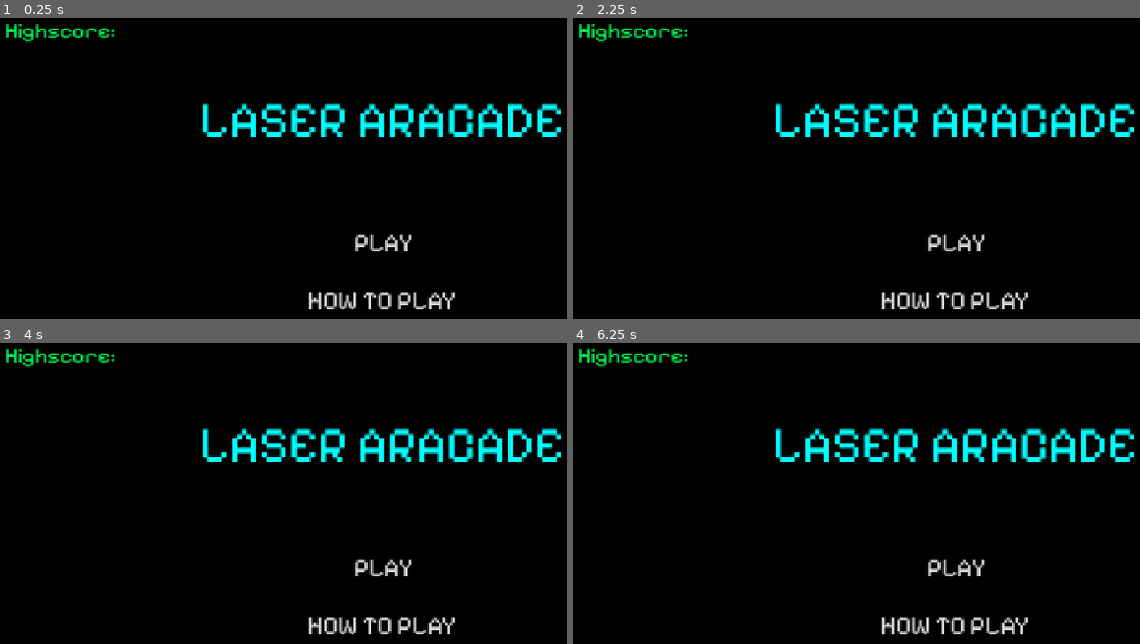
Above: before the commit, frames 1-4 (two rows, left to right).
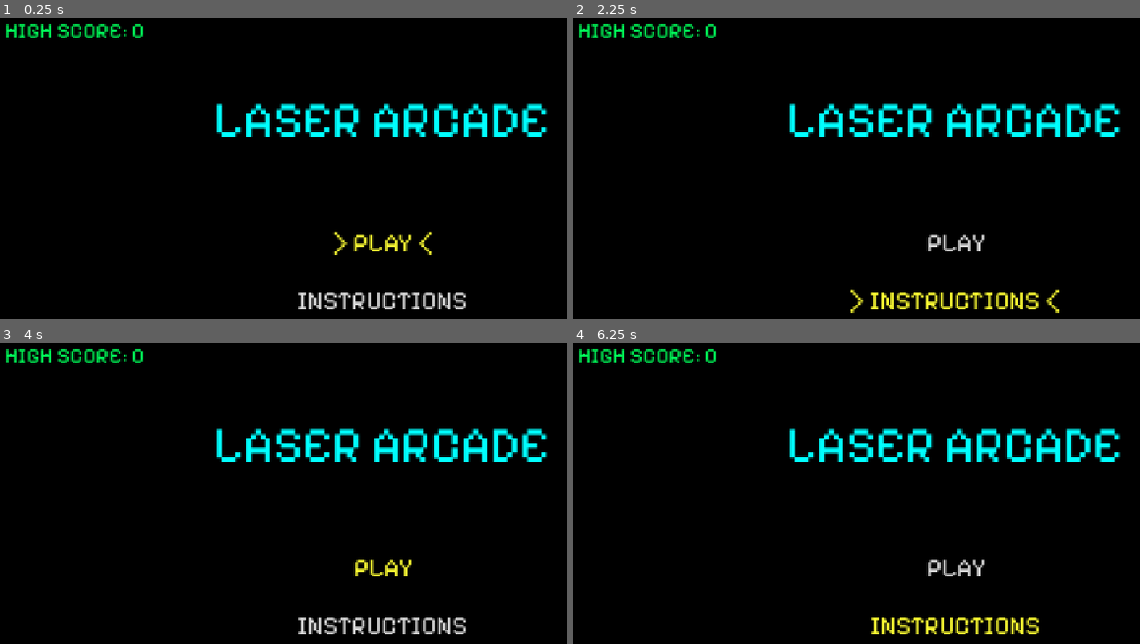
Above: after the commit, the same moments.

Repository: Tortiz-CSUF/laser-arcade-game
Game: Godot game, scene res://Scenes/title_screen.tscn
Same seed, same stepped clock (60 frames per second), same inputs: the game is played once before the commit and once after it. The project has no main scene, so this scene is started directly.
Inputs:
- Up to frame 1 (0.25 s): no input
- Up to frame 2 (2.25 s): tap Enter (ui_accept) at 0.5, 1.35, 1.52, 1.82 s; hold Up (ui_up) 0.53-1.28 s; hold Enter (ui_accept) 0.53-1.28 s; hold S (ui_down, bound only after the commit) 1.28-2.03 s; hold Up (ui_up) from 2.03 s (still down); hold Enter (ui_accept) from 2.03 s (still down)
- Up to frame 3 (4 s): release Enter (ui_accept) at 2.78 s; tap Enter (ui_accept) at 2.85, 3.02, 3.32, 3.5 s; release Up (ui_up) at 3.53 s; hold S (ui_down, bound only after the commit) from 3.53 s (still down); hold Enter (ui_accept) from 3.53 s (still down)
- Up to frame 4 (6.25 s): release Enter (ui_accept) at 4.28 s; tap Enter (ui_accept) at 4.35, 4.52, 4.82, 5, 5.85, 6.02 s; hold Enter (ui_accept) 5.03-5.78 s; release S (ui_down, bound only after the commit) at 5.78 s; hold Up (ui_up) from 5.78 s (still down)

The runs differ from the first frame. In frame 1, 6.8% of the frame differs, in the area x 3-99%, y 1-97%; in frame 2, 6.7%; in frame 3, 6.6%; in frame 4, 6.6%.
Error before the commit: Parse Error: A function must either have a ":" followed by a body, or be marked as "@abstract". (res://Scripts/title_screen.gd:34)

Commit message:
laser-arcade_Interim_04
- title Menu script complete and tested (working)

Diff:
--- a/Scenes/title_screen.tscn
+++ b/Scenes/title_screen.tscn
@@ -34,7 +34,7 @@
 theme_override_colors/font_color = Color(0, 1, 1, 1)
 theme_override_fonts/font = ExtResource("2_4gxqj")
 theme_override_font_sizes/font_size = 82
-text = "LASER ARACADE"
+text = "LASER ARCADE"
 horizontal_alignment = 1
 
 [node name="Play" type="Label" parent="." unique_id=468140392]
@@ -84,5 +84,5 @@
 theme_override_colors/font_color = Color(0, 1, 0.34901962, 1)
 theme_override_fonts/font = ExtResource("2_4gxqj")
 theme_override_font_sizes/font_size = 36
-text = "Highscore: "
+text = "HIGHSCORE: "
 horizontal_alignment = 1
--- a/Scripts/title_screen.gd
+++ b/Scripts/title_screen.gd
@@ -22,15 +22,54 @@
 
 # Called when the node enters the scene tree for the first time.
 func _ready() -> void:
-	pass # Replace with function body.
+	## Read the latest highscore to display
+	high_score_label.text = "HIGH SCORE: " + str(GameManager.high_score)
+
+	## default highlited selection
+	_update_selection()
+
+func _process(delta: float) -> void:
+	## update selected label with blink  and animated arrows
+	blink_time += delta
+	var show_arrow := fmod(blink_time, 0.6) < 0.4
+
+	play_label.text = _format_item("PLAY", 0, show_arrow)
+	instructions_label.text = _format_item("INSTRUCTIONS", 1, show_arrow)
 
 
 ## Input
-
+func _unhandled_input(event: InputEvent) -> void:
+	##
+	if event.is_action_pressed("ui_up"):
+		selected_index = (selected_index - 1 + 2) % 2
+		_update_selection()
+		blink_time = 0.0
+	elif event.is_action_pressed("ui_down"):
+		selected_index = (selected_index + 1) % 2
+		_update_selection()
+		blink_time = 0.0
+	elif  event.is_action_pressed("ui_accept"):
+		_confirm_selection()
 
 ## Helper functions
+func _format_item(base_text: String, index: int, show_arow: bool) -> String:
+	## Adds blinking and arcade style arrows on selected option
+	if index == selected_index and show_arow:
+		return "> " + base_text + " <"
+	return base_text
 
+func _update_selection() -> void:
+	## applies highlight when options is selected, and grey to unselected.
+	play_label.add_theme_color_override("font_color",
+		SELECTED_COLOR if selected_index == 0 else UNSELECTED_COLOR)
+	instructions_label.add_theme_color_override("font_color",
+		SELECTED_COLOR if selected_index == 1 else UNSELECTED_COLOR)
 
-func _update_selection()
-
-func _confirm_selection()
+func _confirm_selection() -> void:
+	## changes the scene based on menu option
+	### NOTE: NEED TO INSERT SCENES PATHS TO OPTION LOGIC
+	match selected_index:
+		0:
+			get_tree().change_scene_to_file("[INSERT LEVEL PATH HERE]")
+		1:
+			get_tree().change_scene_to_file("[INSERT INSTRUCTIONS SCCENE PATH HERE]")
--- a/project.godot
+++ b/project.godot
@@ -14,11 +14,33 @@
 config/features=PackedStringArray("4.6", "Forward Plus")
 config/icon="res://icon.svg"
 
+[autoload]
+
+GameManager="*uid://r4wrhw5mol63"
+
 [display]
 
 window/size/viewport_width=1280
 window/size/viewport_height=720
 window/stretch/mode="canvas_items"
+
+[input]
+
+ui_up={
+"deadzone": 0.5,
+"events": [Object(InputEventKey,"resource_local_to_scene":false,"resource_name":"","device":0,"window_id":0,"alt_pressed":false,"shift_pressed":false,"ctrl_pressed":false,"meta_pressed":false,"pressed":false,"keycode":4194320,"physical_keycode":0,"key_label":0,"unicode":0,"location":0,"echo":false,"script":null)
+, Object(InputEventJoypadButton,"resource_local_to_scene":false,"resource_name":"","device":-1,"button_index":11,"pressure":0.0,"pressed":false,"script":null)
+, Object(InputEventJoypadMotion,"resource_local_to_scene":false,"resource_name":"","device":-1,"axis":1,"axis_value":-1.0,"script":null)
+, Object(InputEventKey,"resource_local_to_scene":false,"resource_name":"","device":-1,"window_id":0,"alt_pressed":false,"shift_pressed":false,"ctrl_pressed":false,"meta_pressed":false,"pressed":false,"keycode":0,"physical_keycode":87,"key_label":0,"unicode":119,"location":0,"echo":false,"script":null)
+]
+}
+ui_down={
+"deadzone": 0.5,
+"events": [Object(InputEventKey,"resource_local_to_scene":false,"resource_name":"","device":-1,"window_id":0,"alt_pressed":false,"shift_pressed":false,"ctrl_pressed":false,"meta_pressed":false,"pressed":false,"keycode":83,"physical_keycode":0,"key_label":0,"unicode":115,"location":0,"echo":false,"script":null)
+, Object(InputEventJoypadButton,"resource_local_to_scene":false,"resource_name":"","device":-1,"button_index":12,"pressure":0.0,"pressed":false,"script":null)
+, Object(InputEventJoypadMotion,"resource_local_to_scene":false,"resource_name":"","device":-1,"axis":1,"axis_value":1.0,"script":null)
+]
+}
 
 [physics]
 
